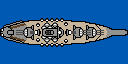
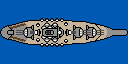
Before/after of a 128×64 layered artwork. What changed in the layer stack:
hid "plane catapult 2 color" over <box>0,20,29,44</box>
hid "plane catapult 2 launcher" over <box>0,20,29,44</box>
hid "plane catapult 2" over <box>0,27,29,44</box>
hid "plane catapult 1 launcher" over <box>0,20,29,44</box>
hid "plane catapult 1 color" over <box>0,20,29,44</box>
hid "plane catapult 1" over <box>0,20,29,44</box>
hid "aa back2 coloring" over <box>0,20,29,44</box>
hid "aa back2" over <box>0,20,29,44</box>
hid "aa back1 coloring" over <box>0,20,29,44</box>
hid "aa back1" over <box>0,23,29,44</box>
painted on "Funnel" over <box>0,20,126,44</box>
painted on "Secondary tiny14 coloring" over <box>0,20,104,44</box>
painted on "Secondary tiny13 coloring" over <box>4,20,128,44</box>
painted on "Secondary medium1" over <box>0,20,128,44</box>
painted on "Main gun 2" over <box>71,21,128,44</box>
painted on "Main gun 1" over <box>71,21,128,44</box>
painted on "Hull" over <box>0,20,128,44</box>
painted on "Hull coloring" over <box>0,20,128,44</box>
